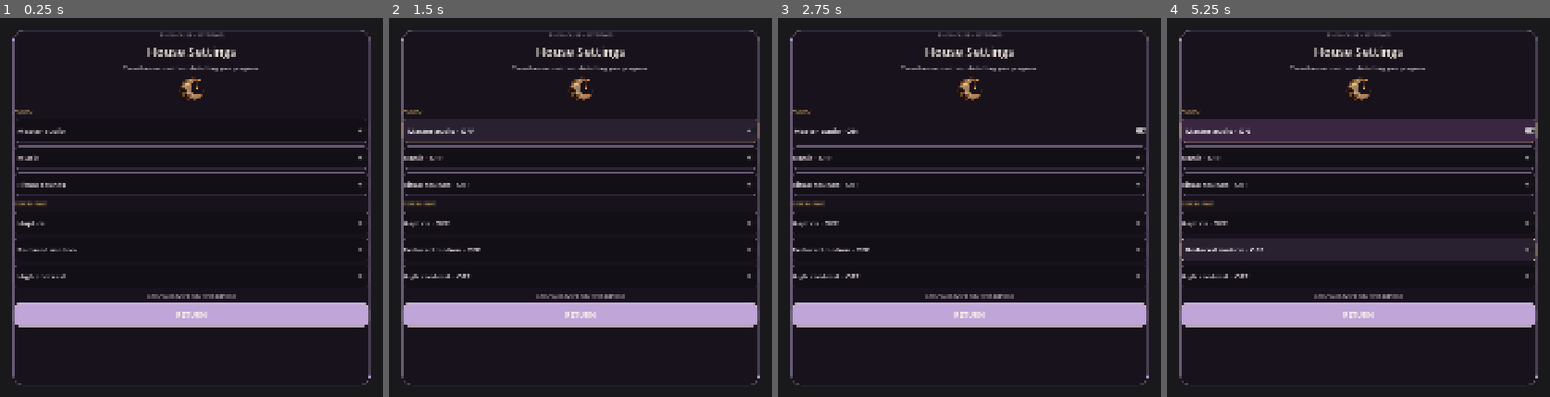
Above: before the commit, frames 1-4 (left to right).
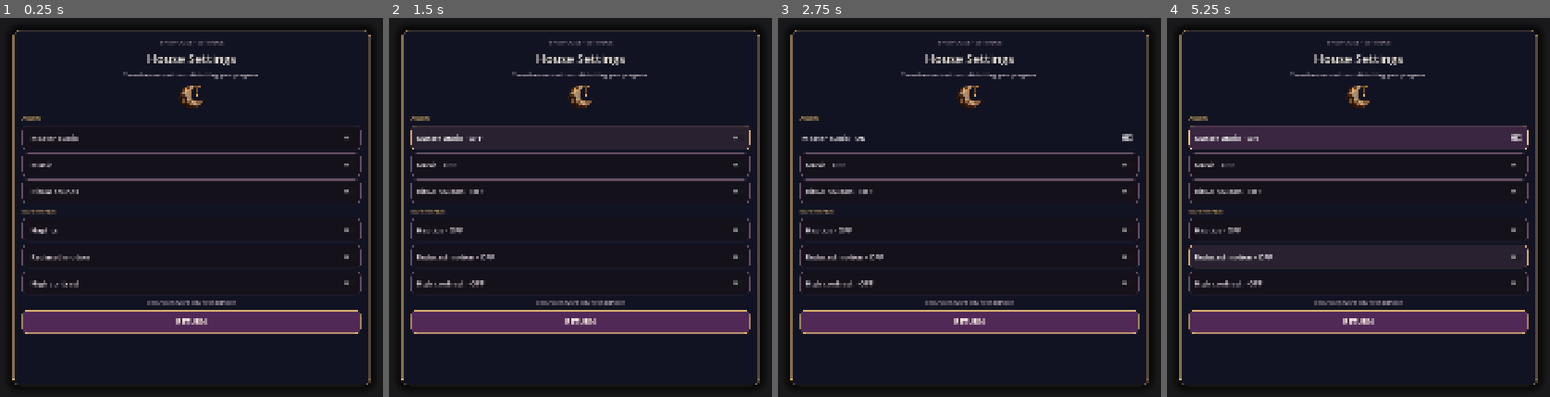
Above: after the commit, the same moments.

Repository: Jay-prodesign/akilta-match3
Game: Godot game, scene res://src/ui/settings/settings_panel.tscn
Same seed, same stepped clock (60 frames per second), same inputs: the game is played once before the commit and once after it. This scene is started directly instead of the project's main scene.
Inputs:
- Up to frame 1 (0.25 s): no input
- Up to frame 2 (1.5 s): click "Master audio" at 0.5 s; click "Master audio · ON" at 1.25 s
- Up to frame 3 (2.75 s): click "Master audio · OFF" at 2 s
- Up to frame 4 (5.25 s): click "Haptics · OFF" at 2.75 s; click "Haptics · ON" at 3.5 s; click "Reduced motion · OFF" at 4.25 s; click "Reduced motion · ON" at 5 s

The runs differ from the first frame. In frame 1, 15% of the frame differs, in the area x 3-97%, y 3-97%; in frame 2, 16%; in frame 3, 15%; in frame 4, 19%.

Commit message:
Match authored Settings resources to production visual baseline

Diff:
--- a/src/ui/settings/settings_panel.tscn
+++ b/src/ui/settings/settings_panel.tscn
@@ -3,40 +3,48 @@
 [ext_resource type="Script" path="res://src/ui/settings/settings_panel.gd" id="1_settings"]
 
 [sub_resource type="StyleBoxFlat" id="Card"]
-bg_color = Color(0.09, 0.07, 0.11, 0.99)
-border_width_left = 2
-border_width_top = 2
-border_width_right = 2
-border_width_bottom = 2
-border_color = Color(0.749, 0.647, 0.847, 0.55)
-corner_radius_top_left = 28
-corner_radius_top_right = 28
-corner_radius_bottom_right = 28
-corner_radius_bottom_left = 28
+bg_color = Color(0.071, 0.075, 0.133, 1)
+border_width_left = 2
+border_width_top = 2
+border_width_right = 2
+border_width_bottom = 2
+border_color = Color(0.835, 0.678, 0.439, 0.82)
+corner_radius_top_left = 18
+corner_radius_top_right = 18
+corner_radius_bottom_right = 18
+corner_radius_bottom_left = 18
+content_margin_left = 24.0
+content_margin_top = 20.0
+content_margin_right = 24.0
+content_margin_bottom = 20.0
+shadow_color = Color(0, 0, 0, 0.72)
+shadow_size = 24
 
 [sub_resource type="StyleBoxFlat" id="Toggle"]
-bg_color = Color(0.075, 0.058, 0.09, 0.96)
+bg_color = Color(0.082, 0.067, 0.106, 0.96)
 border_width_left = 1
 border_width_top = 1
 border_width_right = 1
 border_width_bottom = 1
-border_color = Color(0.749, 0.647, 0.847, 0.18)
-corner_radius_top_left = 14
-corner_radius_top_right = 14
-corner_radius_bottom_right = 14
-corner_radius_bottom_left = 14
+border_color = Color(0.455, 0.361, 0.451, 0.54)
+corner_radius_top_left = 12
+corner_radius_top_right = 12
+corner_radius_bottom_right = 12
+corner_radius_bottom_left = 12
+content_margin_left = 14.0
+content_margin_right = 14.0
 
 [sub_resource type="StyleBoxFlat" id="Close"]
-bg_color = Color(0.749, 0.647, 0.847, 1)
-border_width_left = 1
-border_width_top = 1
-border_width_right = 1
-border_width_bottom = 1
-border_color = Color(0.945, 0.91, 0.866, 0.30)
-corner_radius_top_left = 16
-corner_radius_top_right = 16
-corner_radius_bottom_right = 16
-corner_radius_bottom_left = 16
+bg_color = Color(0.318, 0.161, 0.341, 1)
+border_width_left = 2
+border_width_top = 2
+border_width_right = 2
+border_width_bottom = 2
+border_color = Color(0.835, 0.678, 0.439, 1)
+corner_radius_top_left = 12
+corner_radius_top_right = 12
+corner_radius_bottom_right = 12
+corner_radius_bottom_left = 12
 
 [sub_resource type="StyleBoxFlat" id="CardHigh"]
 bg_color = Color(0.031, 0.039, 0.071, 1)
